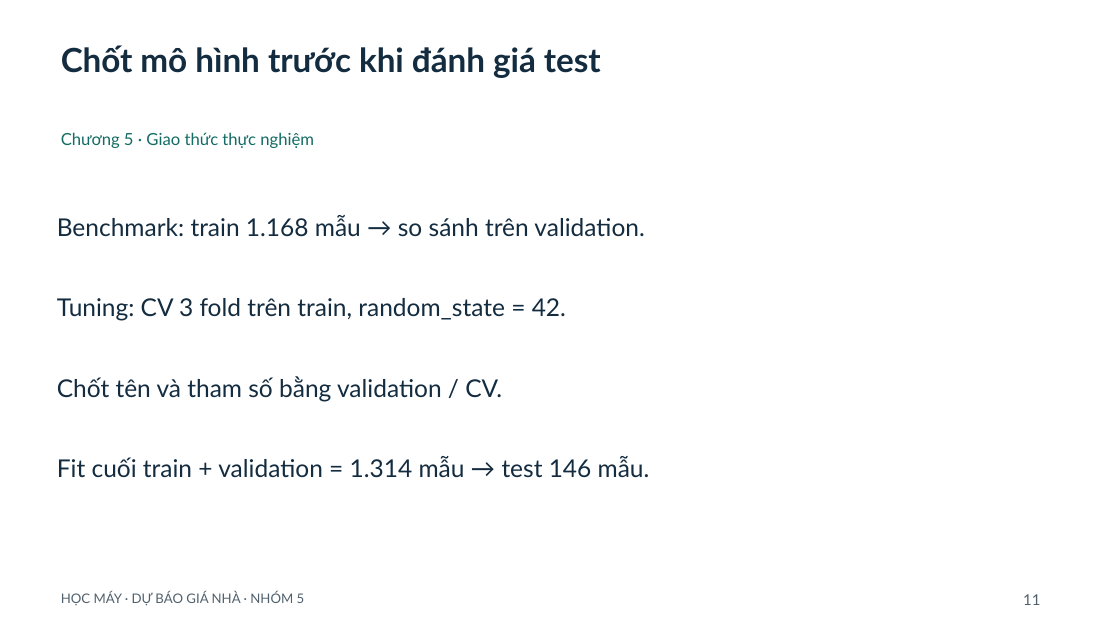
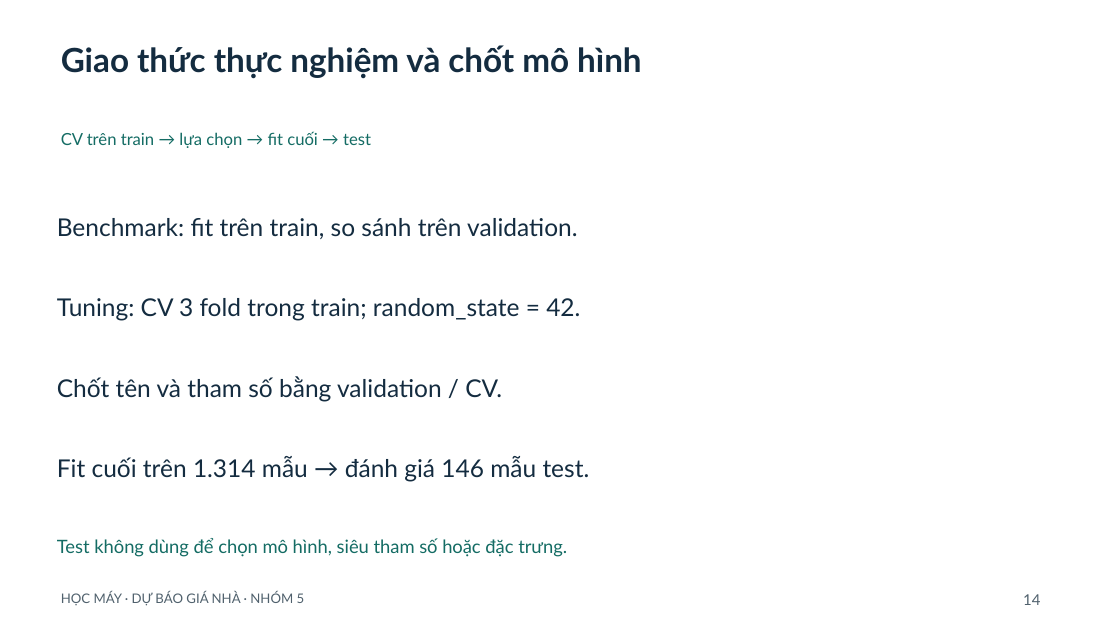
Before and after one commit to ngtd-2609/ames-house-price-prediction, a slide deck: slide 14 of slides/Slide_Hoc_may.pptx (slide 11 before the commit). Drawn at 1120x630 pixels with LibreOffice and Linux fonts; fonts in the diff are those of the drawing. Boxes give left, top, right and bottom in pixels: in the first picture for what was removed or moved away, otherwise in the second. Text is boxed around its words. In the diff, an @@ line names an element or a change of style, - is before the commit and + after.

```diff
--- a/slides/Slide_Hoc_may.pptx
+++ b/slides/Slide_Hoc_may.pptx
@@ text at box(61, 45, 642, 79): text changed @@
-Chốt mô hình trước khi đánh giá test
+Giao thức thực nghiệm và chốt mô hình
@@ text at box(61, 131, 371, 148): text changed @@
-Chương 5 · Giao thức thực nghiệm
+CV trên train → lựa chọn → fit cuối → test
@@ text at box(57, 218, 577, 239): text changed @@
-Benchmark: train 1.168 mẫu → so sánh trên validation.
+Benchmark: fit trên train, so sánh trên validation.
@@ text at box(57, 298, 580, 321): text changed @@
-Tuning: CV 3 fold trên train, random_state = 42.
+Tuning: CV 3 fold trong train; random_state = 42.
@@ text at box(57, 456, 590, 482): text changed @@
-Fit cuối train + validation = 1.314 mẫu → test 146 mẫu.
+Fit cuối trên 1.314 mẫu → đánh giá 146 mẫu test.
@@ text added at box(57, 538, 567, 557), 15.8 pt, text #146C64 @@
+Test không dùng để chọn mô hình, siêu tham số hoặc đặc trưng.
@@ text at box(1023, 594, 1040, 605): text changed @@
-11
+14
```
Also in this commit, not shown: 19 other slides changed, 4 slides added, 4 slides removed, 1 other file.
